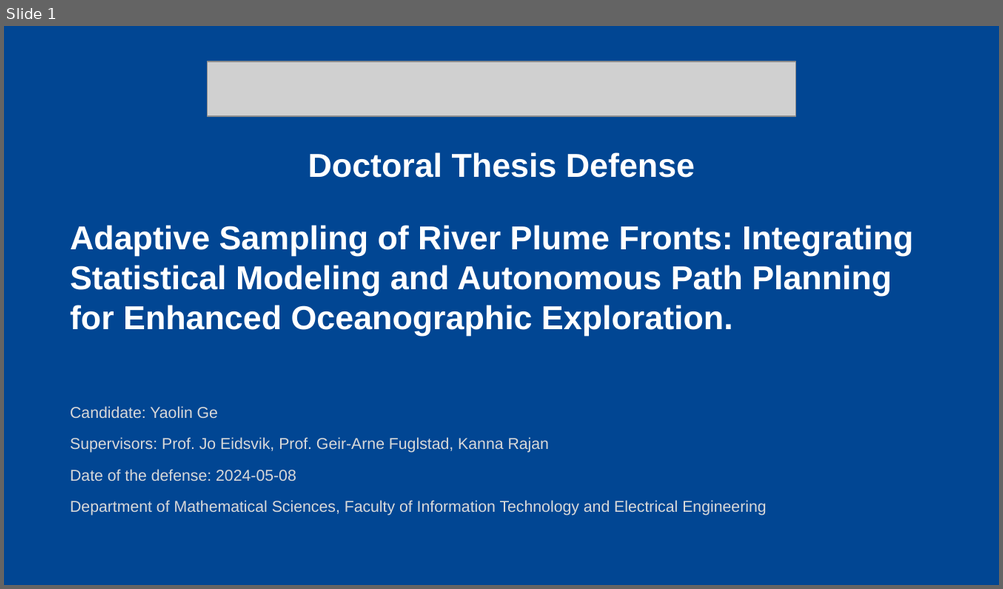
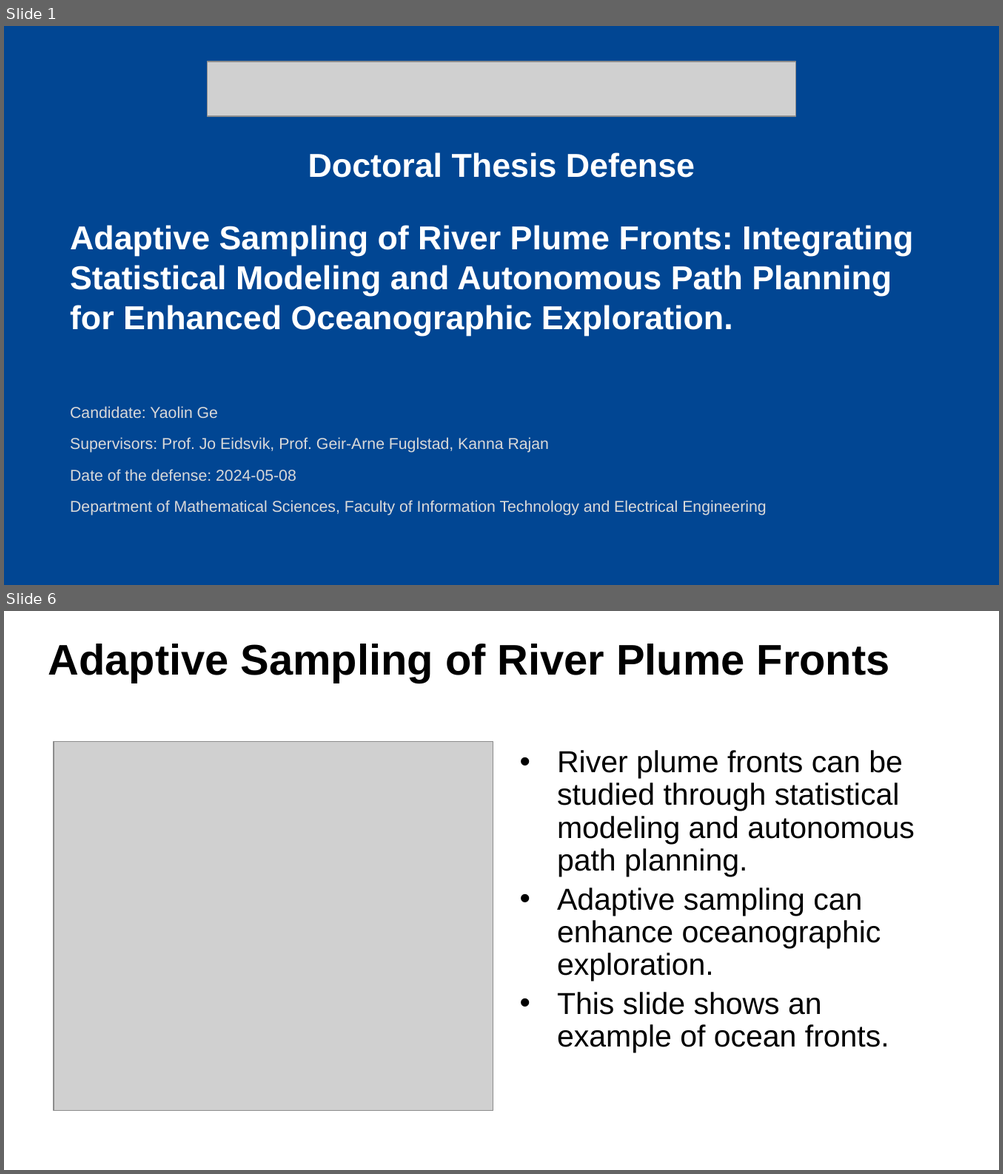
Before and after one commit to YaolinGe/THESIS, a slide deck: presentation/slides/phd.pptx. Shown one above the other, each under a label of ours: slide 1 before the commit, slides 1 and 6 after it; the slides between them are not shown. The pictures are 1003x589 and 1003x1174 pixels, drawn with LibreOffice and Linux fonts; fonts in the diff are those of the drawing; grey boxes stand for pictures; background and template pictures are left out. Boxes give left, top, right and bottom in pixels: in the first picture for what was removed or moved away, otherwise in the second. Text is boxed around its words. In the diff, an @@ line names an element or a change of style, - is before the commit and + after.

Commit message:
update new front page

```diff
--- a/presentation/slides/phd.pptx
+++ b/presentation/slides/phd.pptx
@@ slide 6 added at [4, 611, 999, 1170], background #FFFFFF @@
@@ title added at [48, 644, 890, 684], 31 pt, text #000000, bold @@
+Adaptive Sampling of River Plume Fronts
@@ picture added at [54, 741, 493, 1111] @@
@@ text added at [557, 750, 914, 1054], 22 pt, text #000000 @@
+• River plume fronts can be studied through statistical modeling and autonomous path planning.
+• Adaptive sampling can enhance oceanographic exploration.
+• This slide shows an example of ocean fronts.
```
Also in this commit, not shown: 2 other slides added, 6 other files.
